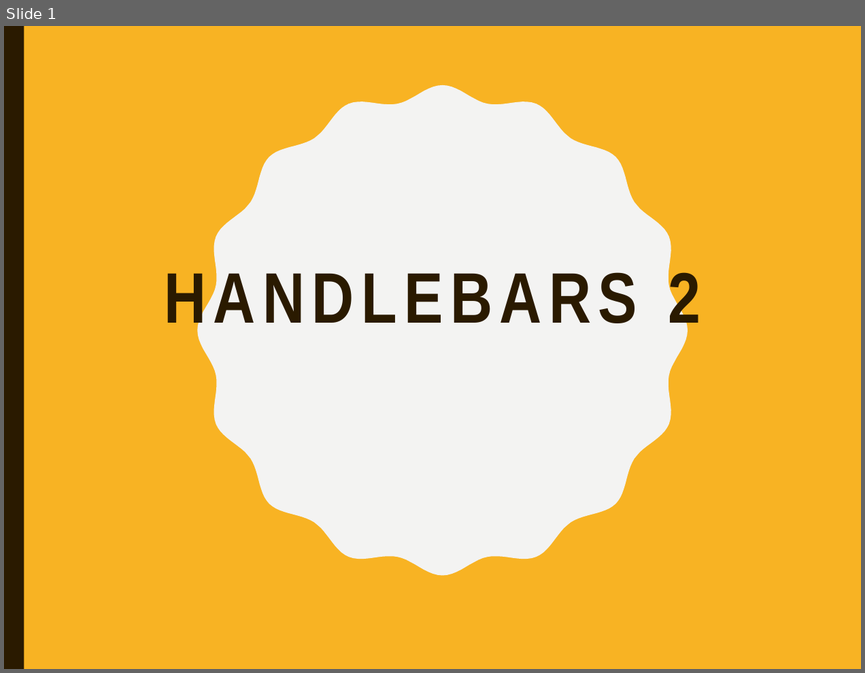
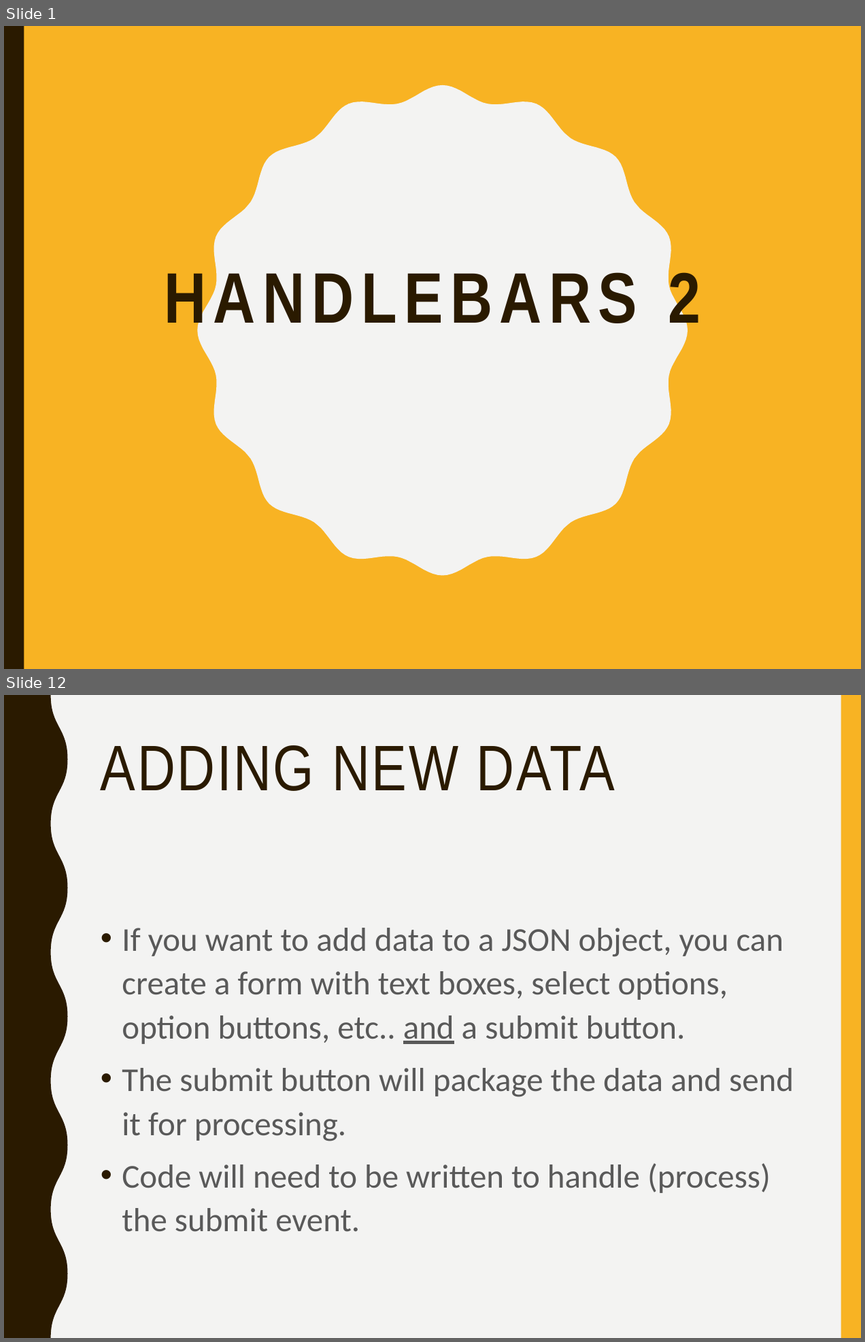
Before and after one commit to mlyngweb1/Website-Development-2-src, a slide deck: topic-10-Handlebars-2/talk-1/talk-1.pptx. Shown one above the other, each under a label of ours: slide 1 before the commit, slides 1 and 12 after it; the slides between them are not shown. The pictures are 865x673 and 865x1342 pixels, drawn with LibreOffice and Linux fonts; fonts in the diff are those of the drawing. Boxes give left, top, right and bottom in pixels: in the first picture for what was removed or moved away, otherwise in the second. Text is boxed around its words. In the diff, an @@ line names an element or a change of style, - is before the commit and + after.

Commit message:
Handlebars 2

```diff
--- a/topic-10-Handlebars-2/talk-1/talk-1.pptx
+++ b/topic-10-Handlebars-2/talk-1/talk-1.pptx
@@ slide 12 added at (4, 695, 861, 1338), background #F3F3F2 @@
@@ freeform shape added at (4, 695, 67, 1338), fill #2A1A00 @@
@@ rectangle added at (841, 695, 861, 1338), fill #F8B323 @@
@@ title added at (101, 745, 615, 791), 54 pt, text #2A1A00 @@
+ADDING NEW DATA
@@ text added at (122, 928, 793, 1232), 28 pt, text #595959 @@
+• If you want to add data to a JSON object, you can create a form with text boxes, select options, option buttons, etc.. and a submit button.
+• The submit button will package the data and send it for processing.
+• Code will need to be written to handle (process) the submit event.
```
Also in this commit, not shown: 15 other slides added, 52 other files.
